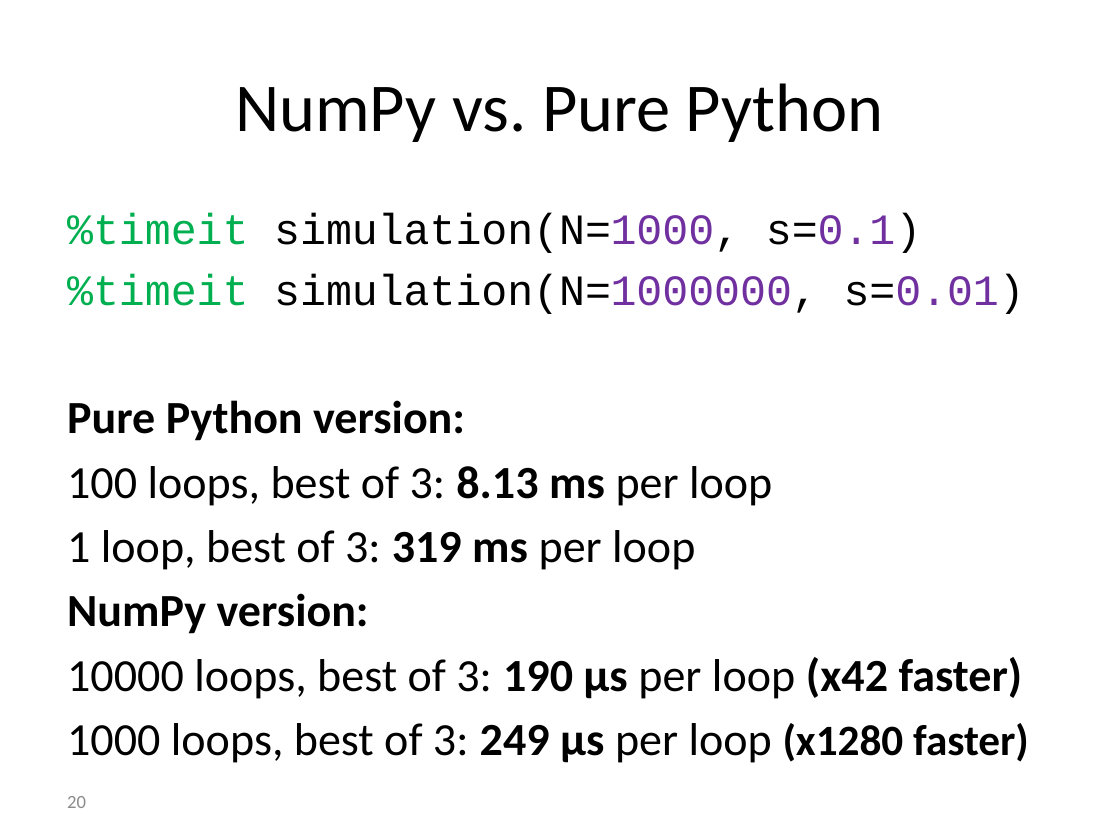
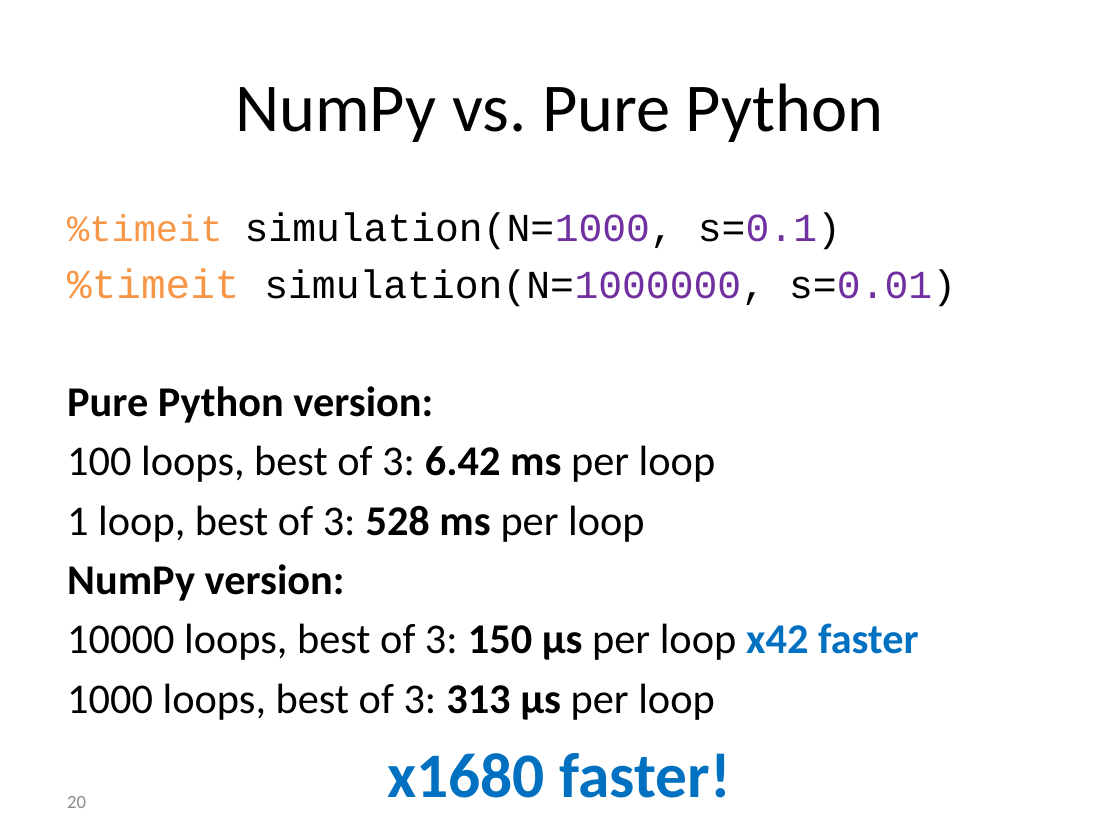
Before and after one commit to yoavram/PyConIL2016, a slide deck: slide 20 of presentation.pptx. Drawn at 1120x840 pixels with LibreOffice and Linux fonts; fonts in the diff are those of the drawing. Boxes give left, top, right and bottom in pixels: in the first picture for what was removed or moved away, otherwise in the second. Text is boxed around its words. In the diff, an @@ line names an element or a change of style, - is before the commit and + after.

```diff
--- a/presentation.pptx
+++ b/presentation.pptx
@@ text at [67, 212, 956, 601]: size 27.8 to 23.8 pt, size 27.8 to 26.4 pt in "%timeit"; size 27.8 to 25.5 pt in "simulation(N=1000, s=0.1)", "simulation(N=1000000, s=0.01)"; text colour #00B050 to #F79646 in "%timeit", "%timeit"; size 29.6 to 27.2 pt in "Pure Python version:", "NumPy version:" @@
@@ text at [67, 445, 716, 542]: text changed; size 29.6 to 27.2 pt @@
-100 loops, best of 3: 8.13 ms per loop
-1 loop, best of 3: 319 ms per loop
+100 loops, best of 3: 6.42 ms per loop
+1 loop, best of 3: 528 ms per loop
@@ text at [67, 623, 919, 798]: text changed; size 29.6 to 27.2 pt @@
-10000 loops, best of 3: 190 µs per loop (x42 faster)
-1000 loops, best of 3: 249 µs per loop (x1280 faster)
+10000 loops, best of 3: 150 µs per loop x42 faster
+1000 loops, best of 3: 313 µs per loop
+x1680 faster!
```
Also in this commit, not shown: 28 other slides changed, 23 slides added, 2 slides removed, 1 other file.
